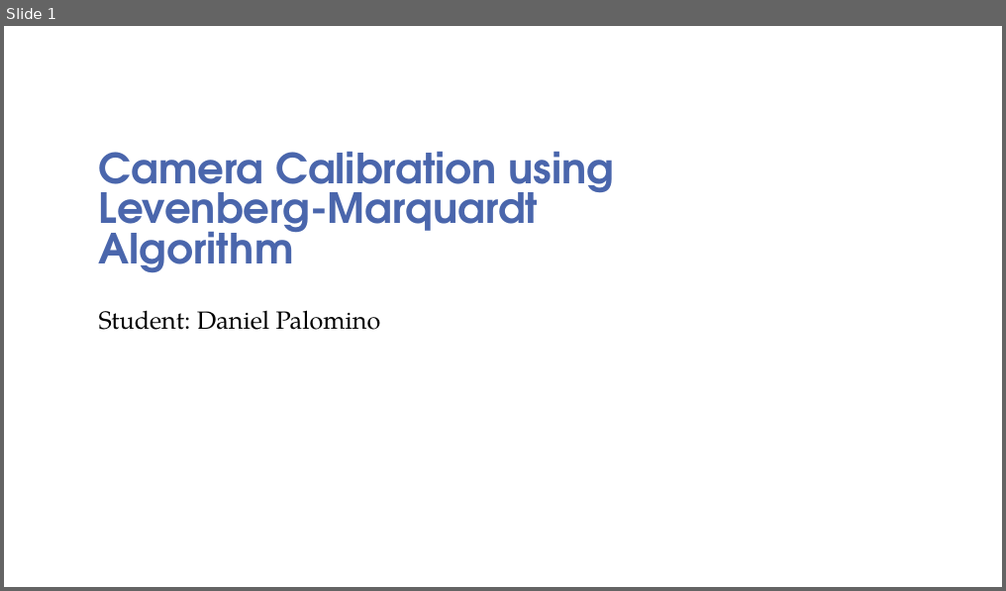
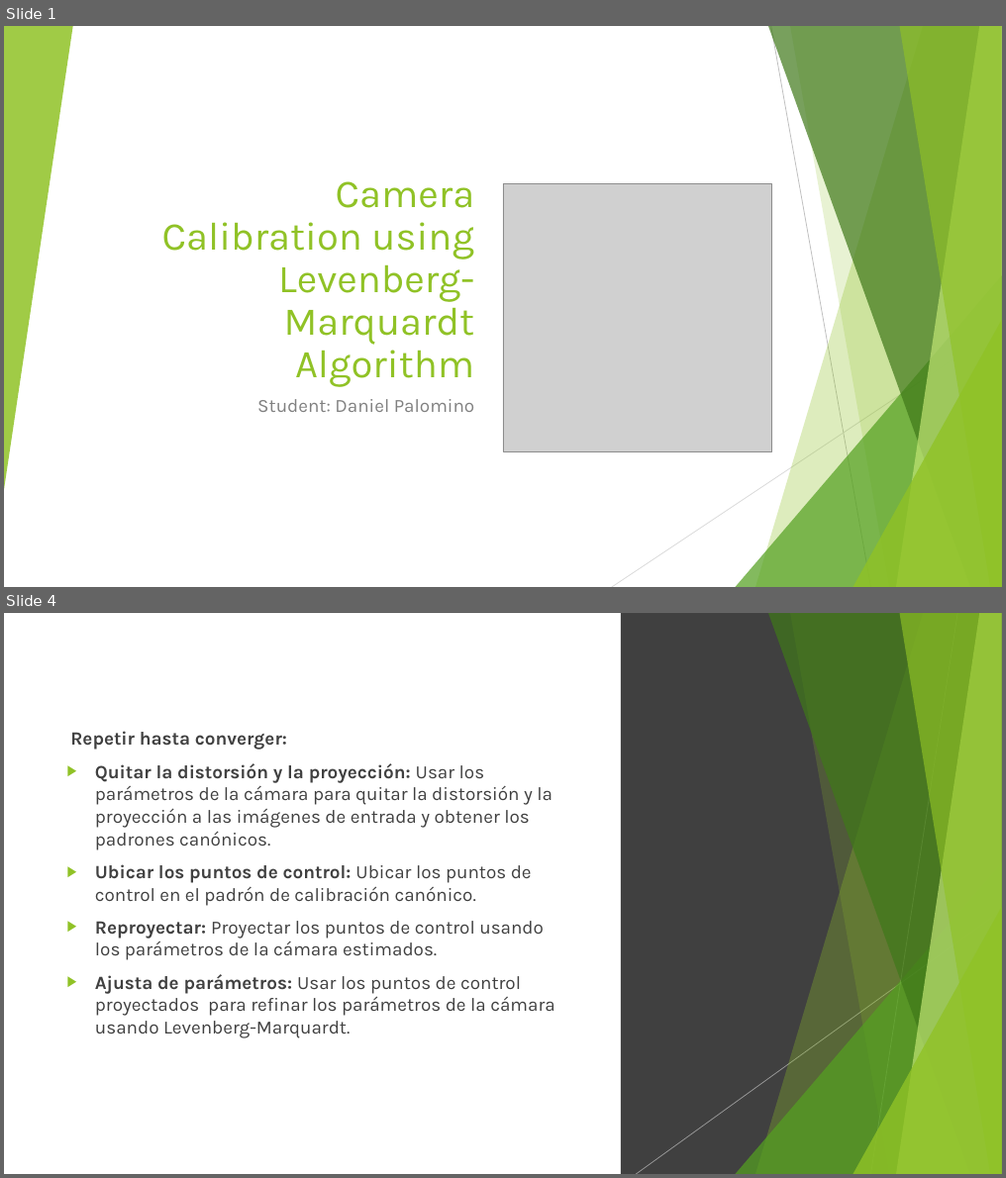
Before and after one commit to CameraCalibration/QtFrontoParallel, a slide deck: presentation.pptx. Shown one above the other, each under a label of ours: slide 1 before the commit, slides 1 and 4 after it; the slides between them are not shown. The pictures are 1006x591 and 1006x1178 pixels, drawn with LibreOffice and Linux fonts; fonts in the diff are those of the drawing; grey boxes stand for pictures; background and template pictures are left out. Boxes give left, top, right and bottom in pixels: in the first picture for what was removed or moved away, otherwise in the second. Text is boxed around its words. In the diff, an @@ line names an element or a change of style, - is before the commit and + after.

```diff
--- a/presentation.pptx
+++ b/presentation.pptx
@@ slide 4 added at (4,613,1002,1174), background #FFFFFF; not listed: 9 template elements that a slide beside it also shows @@
@@ rectangle added at (4,613,1002,1174), fill #FFFFFF @@
@@ rectangle added at (621,613,1002,1174), fill #404040 @@
@@ freeform shape added at (755,613,1002,1174), fill #90C226 at 30% opacity @@
@@ freeform shape added at (768,613,1002,1174), fill #3F7819 at 70% opacity @@
@@ freeform shape added at (790,613,1002,1174), fill #90C226 at 20% opacity @@
@@ line added from (957, 613) to (871, 1174), #BFBFBF 0.75 pt @@
@@ freeform shape added at (896,613,1002,1174), fill #C0E474 at 70% opacity @@
@@ freeform shape added at (899,613,1002,1174), fill #90C226 at 65% opacity @@
@@ text added at (70,731,554,1039), 18 pt, text #404040 @@
+Repetir hasta converger:
+▶ Quitar la distorsión y la proyección: Usar los parámetros de la cámara para quitar la distorsión y la proyección a las imágenes de entrada y obtener los padrones canónicos.
+▶ Ubicar los puntos de control: Ubicar los puntos de control en el padrón de calibración canónico.
+▶ Reproyectar: Proyectar los puntos de control usando los parámetros de la cámara estimados.
+▶ Ajusta de parámetros: Usar los puntos de control proyectados para refinar los parámetros de la cámara usando Levenberg-Marquardt.
@@ triangle added at (736,862,1002,1174), fill #54A021 at 72% opacity @@
@@ triangle added at (853,907,1002,1174), fill #90C226 at 80% opacity @@
@@ line added from (991, 918) to (636, 1174), #BFBFBF 0.75 pt @@
@@ triangle added at (4,942,41,1174), fill #90C226 at 85% opacity @@
@@ slide 1 changed as well @@
@@ group added at (4,26,1002,587): 5 freeform shapes, 3 triangles, 2 lines @@
@@ title "Camera Calibration using Levenberg-Marquardt Algorithm": place and size @@
-title "Camera Calibration using Levenberg-Marquardt Algorithm" at (99,152,615,274)
+title "Camera Calibration using Levenberg-Marquardt Algorithm" at (162,181,475,387)
@@ title "Camera Calibration using Levenberg-Marquardt Algorithm" at (162,181,475,387): size 40 to 38 pt, font TeX Gyre Adventor to Karla, text colour #4A66AC to #90C226, bold off; alignment left to right; line spacing 0.8 to 0.9 @@
@@ picture added at (503,183,771,452) @@
@@ subtitle "Student: Daniel Palomino": place and size @@
-subtitle "Student: Daniel Palomino" at (99,310,381,330)
+subtitle "Student: Daniel Palomino" at (257,399,474,412)
@@ subtitle "Student: Daniel Palomino" at (257,399,474,412): size 24 to 18 pt, font TeX Gyre Pagella to Karla, text colour #000000 to #808080; alignment left to right; line spacing 0.9 to 1; more space between paragraphs @@
```
Also in this commit, not shown: 2 other slides changed, 11 other slides added, 1 slide removed, 1 other file.
